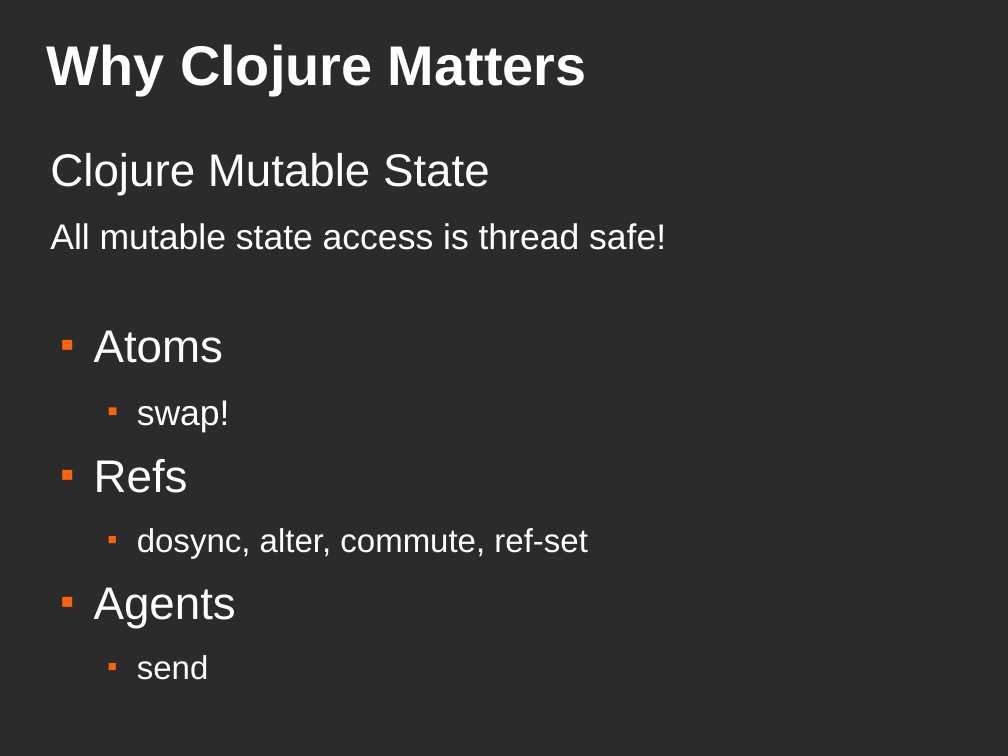
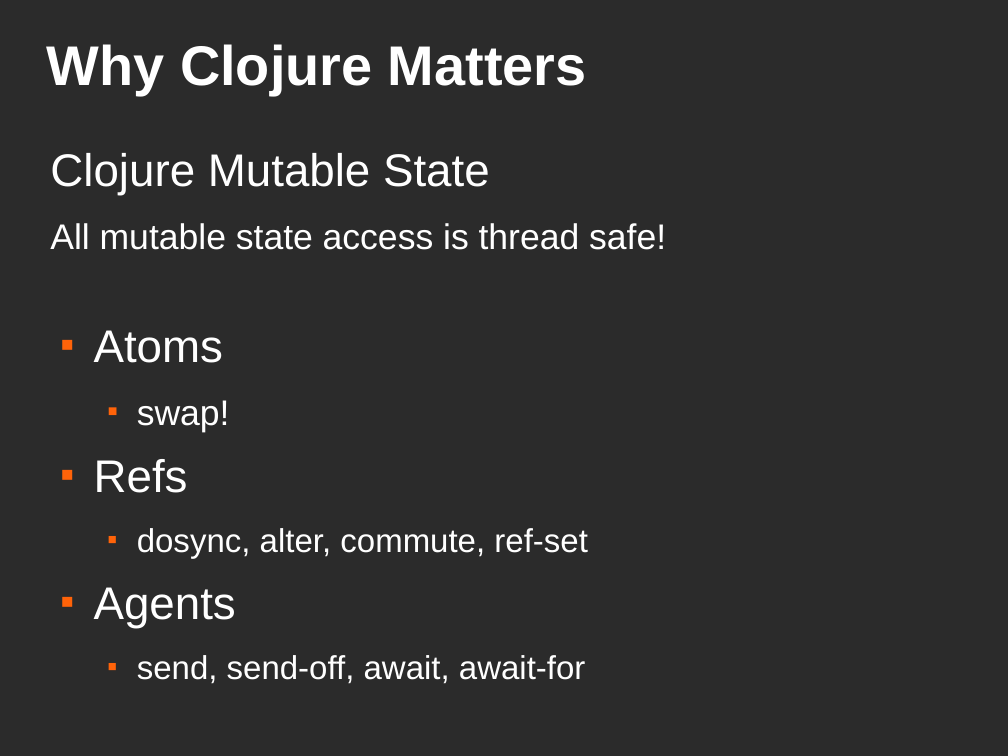
Before and after one commit to ckirkendall/cinjug-sept-2011, a slide deck: slide 13 of presentation/why-clojure-cinjug.odp. Drawn at 1008x756 pixels with LibreOffice and Linux fonts; fonts in the diff are those of the drawing; background and template pictures are left out; a plain dark background stands for a picture behind light text. Boxes give left, top, right and bottom in pixels: in the first picture for what was removed or moved away, otherwise in the second. Text is boxed around its words. In the diff, an @@ line names an element or a change of style, - is before the commit and + after.

```diff
--- a/presentation/why-clojure-cinjug.odp
+++ b/presentation/why-clojure-cinjug.odp
@@ text at [137, 655, 586, 684]: text changed @@
-  ■ send
+  ■ send, send-off, await, await-for
```
Also in this commit, not shown: 2 other slides changed, 6 other files.
